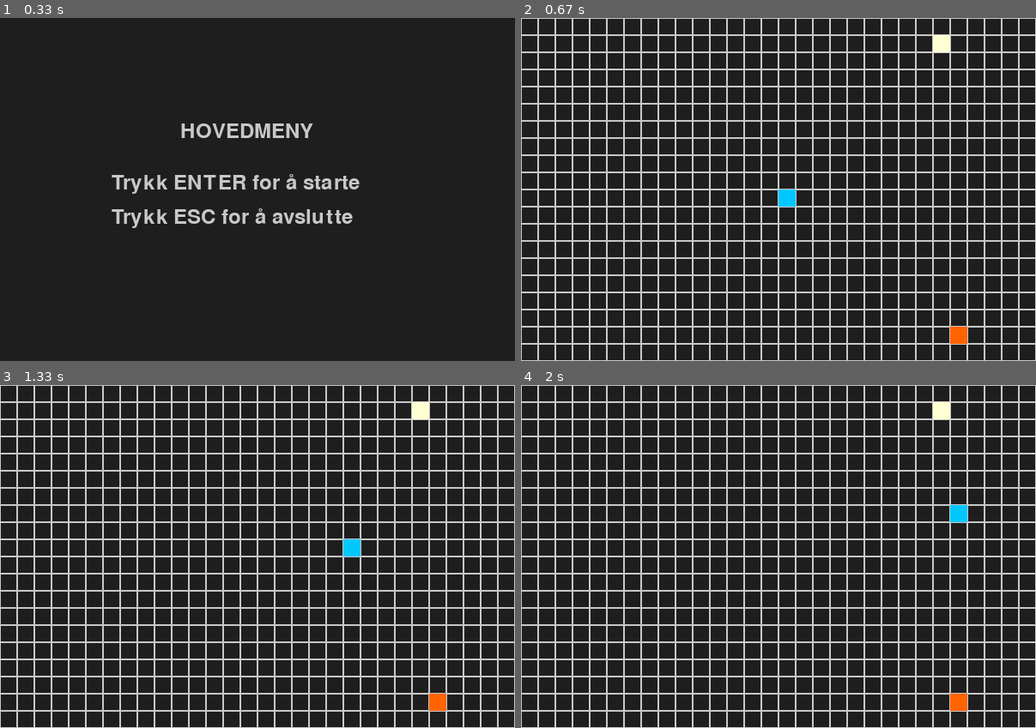
Above: before the commit, frames 1-4 (two rows, left to right).
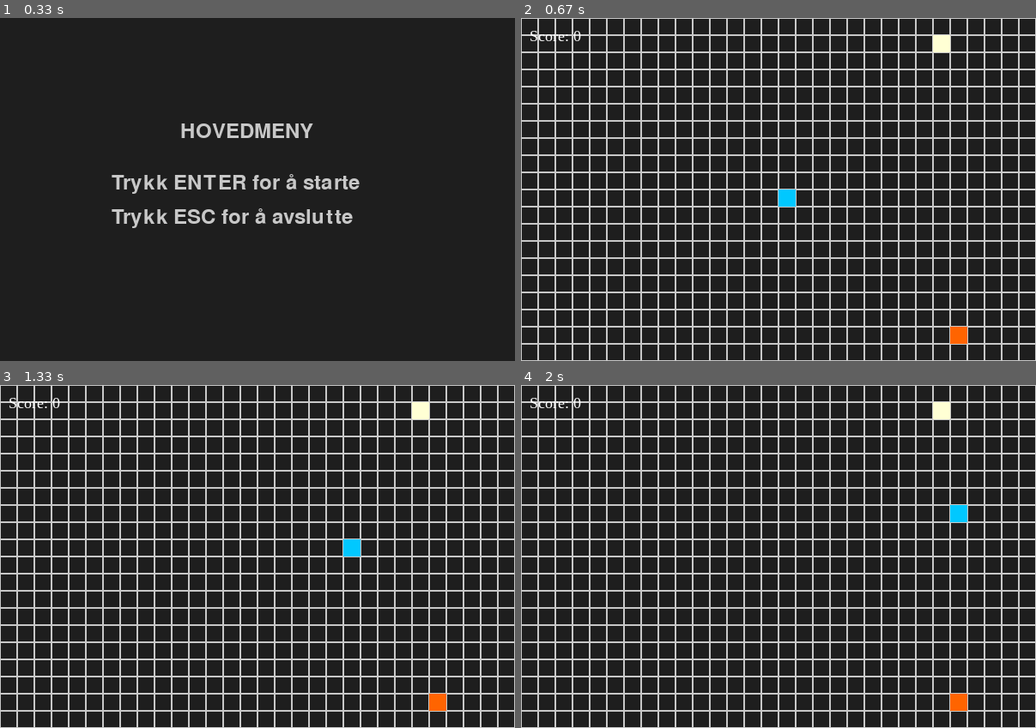
Above: after the commit, the same moments.

Repository: barbieku6969/py_game
Game: pygame game, started from spill.py
Two runs of this game, one before a commit and one after it. Both use one fixed random seed, a clock stepped at 60 frames per second and the inputs below.
Inputs:
- Up to frame 1 (0.33 s): no input
- Up to frame 2 (0.67 s): tap Enter at 0.33 s
- Up to frame 3 (1.33 s): hold Right 0.67-1.13 s; hold Up from 1.17 s (still down)
- Up to frame 4 (2 s): release Up at 1.47 s; hold Right 1.5-1.97 s

Frame 1 is identical in both runs. In frame 2, 0.1% of the frame differs, in the area x 1-12%, y 3-7%; in frame 3, 0.1%; in frame 4, 0.1%.

Commit message:
siste oppdatering

Diff:
--- a/spill.py
+++ b/spill.py
@@ -39,10 +39,13 @@
 APPLE_COLOR = (255, 100, 0)
 BANNANA_COLOR = (255, 255, 0)
 bomb_color = (255, 255, 212)
-
-
-# Font for tekst
+font = pygame.font.SysFont(None, 36)
+
+
+
+# Font for tekstx|
 font = pygame.font.Font(None, 36)
+myFont = pygame.font.SysFont("Times New Roman", 18)
 
 
 def draw_grid():
@@ -61,16 +64,16 @@
 
 def reset_game():
     """Setter spillet tilbake til startverdier."""
+    score = 0  # Tilbakestill poengsum
     global posisjon, dir_x, dir_y, circle_X, circle_Y
     posisjon = [[WIDTH // 2, HEIGHT // 2]]  # Plasser slangen midt på skjermen
     dir_x, dir_y = 0, 0  # Stopp bevegelser
     circle_X = random.randint(0, WIDTH // TILE - 1) * TILE  # Ny tilfeldig epleposisjon
     circle_Y = random.randint(0, HEIGHT // TILE - 1) * TILE
-
-    for i in range(3):
-        bomb_X = random.randint(0, WIDTH // TILE - 1) * TILE  # Ny tilfeldig bombeplassering
-        bomb_Y = random.randint(0, HEIGHT // TILE - 1) * TILE
-          # Vent litt for å unngå at bombene spawner på samme sted
+    bomb_X = random.randint(0, WIDTH // TILE - 1) * TILE
+    bomb_Y = random.randint(0, HEIGHT // TILE - 1) * TILE
+
+    black = (0, 0, 0)  # Farge for tekst
 
 
 def main_menu():
@@ -98,13 +101,23 @@
 
 def game_loop():
     """Hovedspill-løkken som kjører etter menyen."""
-    global dir_x, dir_y, circle_X, circle_Y
+    global dir_x, dir_y, circle_X, circle_Y, bomb_X, bomb_Y
     running = True
+    move_bomb = 0
+    score = 0
+
+
+
 
     while running:
         for event in pygame.event.get():
             if event.type == pygame.QUIT:
                 running = False
+
+
+
+
+
 
         keys = pygame.key.get_pressed()  # Sjekk tastetrykk for bevegelse
         if keys[pygame.K_LEFT]:
@@ -119,6 +132,13 @@
         elif keys[pygame.K_DOWN]:
             dir_x = 0
             dir_y = 1
+        move_bomb += 1
+        if move_bomb == 60:
+            move_bomb = 0
+            for i in range(3):
+                bomb_X = random.randint(0, WIDTH // TILE - 1) * TILE  # Ny tilfeldig bombeplassering
+                bomb_Y = random.randint(0, HEIGHT // TILE - 1) * TILE
+                # Vent litt for å unngå at bombene spawner på samme sted
 
         posisjon[0][0] += dir_x * speed  # Flytt hodet i x-retning
         posisjon[0][1] += dir_y * speed  # Flytt hodet i y-retning
@@ -147,18 +167,25 @@
             posisjon.append(posisjon[-1][:])  # Legg til nytt segment bakerst
             posisjon.append(posisjon[-1][:])  # Legg til nytt segment bakerst
             posisjon.append(posisjon[-1][:])  # Legg til nytt segment bakerst
+            score += 3
+        if score >= 100:
+            draw_text("You win!", WIDTH // 2 - 80, HEIGHT // 2 - 20, color=(0, 255, 0))
+            pygame.display.flip()  # Oppdater skjermen for å vise You win!
+            pygame.time.wait(2000)  # Vent i 2 sekunder før du starter
+            reset_game()  # Start spillet på nytt
 
         if slange.colliderect(bombe):  # Sjekk om slangen treffer bomben
             draw_text("GAME OVER", WIDTH // 2 - 80, HEIGHT // 2 - 20, color=(255, 0, 0))
             pygame.display.flip()  # Oppdater skjermen for å vise GAME OVER
             pygame.time.wait(2000)  # Vent i 2 sekunder før du starter
             reset_game()  # Start spillet på nytt
-
+            score = 0  # Tilbakestill poengsum
 
         if slange.colliderect(eple):  # Sjekk om slangen treffer eplet
             circle_X = random.randint(0, WIDTH // TILE - 1) * TILE
             circle_Y = random.randint(0, HEIGHT // TILE - 1) * TILE
             posisjon.append(posisjon[-1][:])  # Legg til nytt segment bakerst
+            score += 1
 
         for segment in posisjon:
             pygame.draw.rect(screen, SNAKE_COLOR, pygame.Rect(segment[0], segment[1], square_size, square_size))
@@ -166,6 +193,10 @@
         pygame.draw.rect(screen, APPLE_COLOR, eple)  # Tegn eplet
         pygame.draw.rect(screen, BANNANA_COLOR, BANNANA)  # Tegn bananen
         pygame.draw.rect(screen, bomb_color, bombe)  # Tegn bomben
+        displayScore = myFont.render("Score: " + str(score), 1, (255, 255, 255))
+        displayScoreRect = displayScore.get_rect()
+        displayScoreRect.topleft = (10, 10)
+        screen.blit(displayScore, displayScoreRect)  # Vis poengsummen
 
         pygame.display.flip()  # Oppdater skjermen
         clock.tick(10)  # Spillet kjører i 10 bilder per sekund
Not shown, changed: README.md
